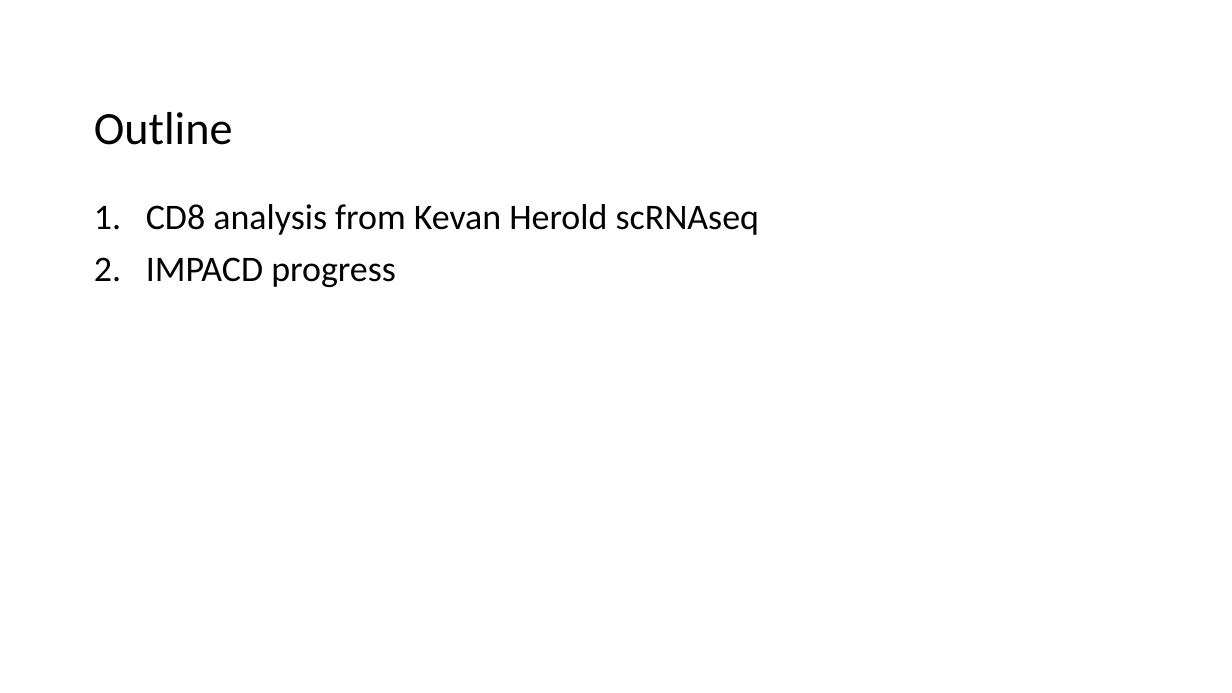
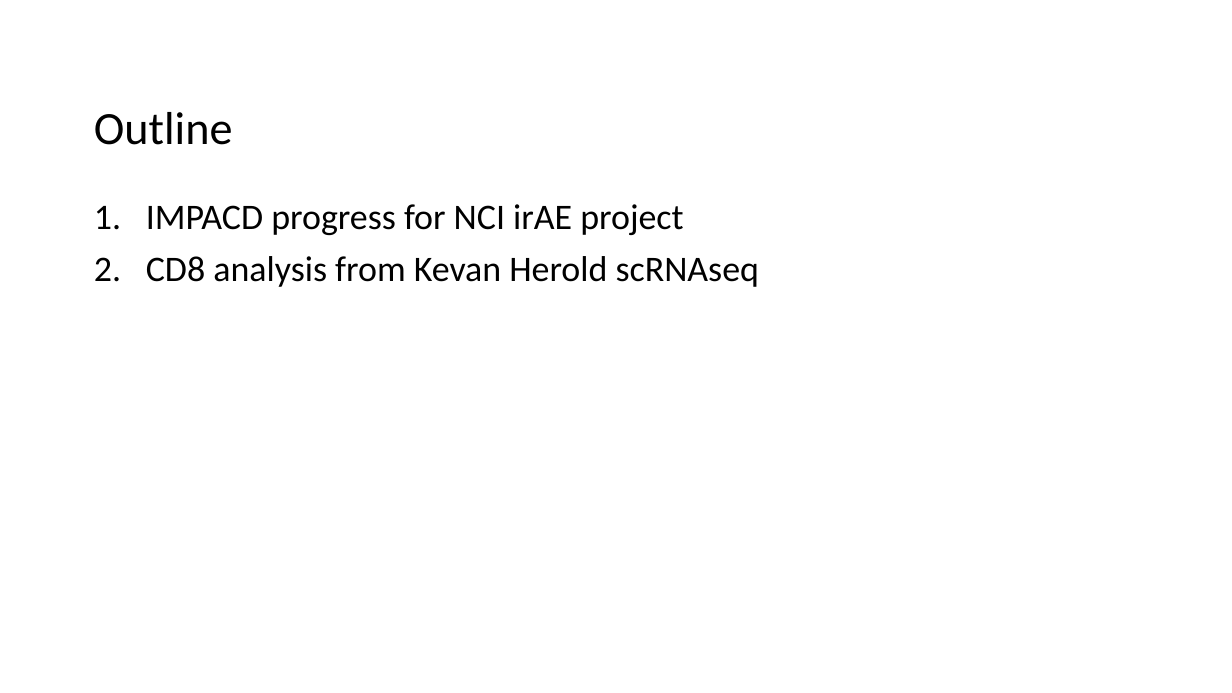
Before and after one commit to tybottorff/bottorffdocs, a slide deck: slide 2 of presentations/weekly_meetings/2025_1_30.pptx. Drawn at 1232x693 pixels with LibreOffice and Linux fonts; fonts in the diff are those of the drawing. Boxes give left, top, right and bottom in pixels: in the first picture for what was removed or moved away, otherwise in the second. Text is boxed around its words. In the diff, an @@ line names an element or a change of style, - is before the commit and + after.

```diff
--- a/presentations/weekly_meetings/2025_1_30.pptx
+++ b/presentations/weekly_meetings/2025_1_30.pptx
@@ text at (146,204,683,235): paragraph added @@
+1. IMPACD progress for NCI irAE project
@@ text at (146,257,396,287): paragraph removed @@
-2. IMPACD progress
```
Also in this commit, not shown: 2 other slides changed.
